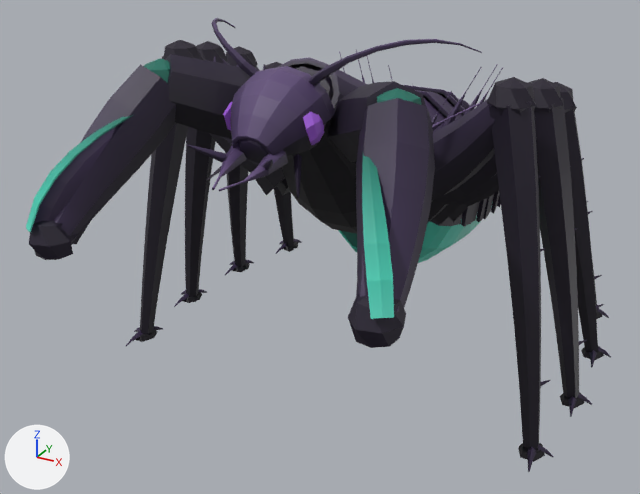
An edit to the glTF model assets/models/saintfall/matriarch.glb, drawn before and after from the same camera.
The view is the same before and after, from a 50 mm lens placed at (5.14, -9.83, 6.82), pointed at (-0.79, 0.95, 1.43). The lights are fixed; the arrows at lower left show +X, +Y and +Z. The picture after the commit comes second. Vertices at exactly the same position are counted once.

The first picture shows 'matriarch'.
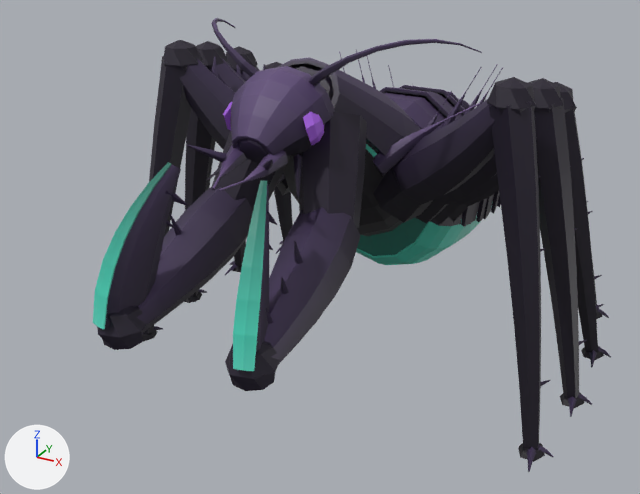
Pixel boxes [x1, y1, x2, y2] of what changed, in the pictures (640 x 494 px; the box of a moved part takes in the faces that stretch with it):
'matriarch', reshaped (11% narrower): before [26, 18, 611, 472]; after [93, 18, 611, 472]
part 1 of me_matriarch, moved or reshaped (not visible afterwards): before [377, 88, 422, 105]
part 2 of me_matriarch, moved or reshaped (not visible before): after [281, 277, 289, 294]
part 3 of me_matriarch, moved or reshaped (not visible before): after [266, 308, 273, 324]
part 4 of me_matriarch, moved or reshaped: before [348, 293, 406, 348]; after [225, 341, 280, 391]
part 5 of me_matriarch, moved or reshaped: before [26, 114, 134, 232]; after [233, 181, 267, 371]
part 6 of me_matriarch, moved or reshaped (not visible before): after [267, 210, 277, 225]
part 7 of me_matriarch, moved or reshaped (not visible afterwards): before [144, 58, 170, 82]
part 8 of me_matriarch, moved or reshaped: before [29, 220, 79, 260]; after [97, 306, 147, 350]
part 9 of me_matriarch, moved or reshaped: before [362, 154, 394, 319]; after [93, 162, 172, 329]
part 10 of me_matriarch, moved or reshaped (not visible before): after [165, 191, 188, 206]
part 11 of me_matriarch, added: after [264, 207, 360, 364]
part 12 of me_matriarch, added: after [137, 187, 253, 333]
part 13 of me_matriarch, added: after [256, 184, 269, 351]
part 14 of me_matriarch, added: after [105, 165, 181, 327]
part 15 of me_matriarch, added: after [294, 241, 303, 264]
part 16 of me_matriarch, added: after [169, 214, 182, 236]
part 17 of me_matriarch, added: after [298, 112, 367, 228]
part 18 of me_matriarch, added: after [212, 131, 291, 210]
part 19 of me_matriarch, deleted: before [32, 64, 435, 312]
part 20 of me_matriarch, deleted: before [165, 54, 426, 162]

What changed in the scene script:
```text
Change me_matriarch:
    remove me_matriarch.from_pydata(...)  # 5606 vertices, 10023 faces; spans x -3.47..3.47, y -3.39..7.54, z -0.04..5.01
    add me_matriarch.from_pydata(...)  # 5604 vertices, 10023 faces; spans x -3.47..3.47, y -3.72..7.54, z -0.04..5.01
    me_matriarch part 1: the loose piece of 23 vertices spanning x 1.23..1.84, y -1.9..-1.29, z 4.03..4.67 is moved by (-0.86, 0.14, -1.43)
    me_matriarch part 2: the loose piece of 13 vertices spanning x 1.9..2.02, y -3.03..-2.87, z 2.73..3.15 is multiplied about its middle by the matrix ((-0.973, -0.775, -0.198), (-0.723, 0.719, 0.74), (-0.343, 0.685, -1.0)), then moved by (-1.14, 0.19, -0.33)
    me_matriarch part 3: the loose piece of 13 vertices spanning x 1.8..1.92, y -2.88..-2.72, z 3.03..3.4 is multiplied about its middle by the matrix ((-0.927, -0.775, -0.232), (-0.728, 0.646, 0.752), (-0.352, 0.704, -0.945)), then moved by (-1.02, -0.33, -0.76)
    me_matriarch part 4: the loose piece of 23 vertices spanning x 1.8..2.33, y -3.39..-2.82, z 2.56..3.14 is moved by (-1.21, -0.32, -0.67)
    me_matriarch part 5: the loose piece of 42 vertices spanning x -2.29..-1.34, y -3.37..-1.97, z 2.99..4.24 is multiplied about its middle by the matrix ((0.691, -0.676, -0.011), (0.64, 0.396, -0.063), (0.126, 0.197, 0.981)), then moved by (2.56, -0.56, -0.56)
    me_matriarch part 6: the loose piece of 13 vertices spanning x 1.6..1.77, y -2.11..-1.87, z 3.4..4.03 is multiplied about its middle by the matrix ((-0.664, -0.239, 0.059), (0.165, -0.558, -0.404), (0.183, -0.365, 0.578)), then moved by (-1.07, -0.68, -0.3)
    me_matriarch part 7: the loose piece of 23 vertices spanning x -1.81..-1.2, y -1.9..-1.29, z 4.03..4.67 is moved by (0.86, 0.14, -1.43)
    me_matriarch part 8: the loose piece of 23 vertices spanning x -2.3..-1.77, y -3.39..-2.82, z 2.56..3.14 is moved by (1.21, -0.32, -0.67)
    me_matriarch part 9: the loose piece of 42 vertices spanning x 1.34..2.29, y -3.37..-1.97, z 2.99..4.24 is multiplied about its middle by the matrix ((0.691, 0.676, 0.011), (-0.64, 0.396, -0.063), (-0.126, 0.197, 0.981)), then moved by (-2.56, -0.56, -0.56)
    me_matriarch part 10: the loose piece of 13 vertices spanning x -1.77..-1.6, y -2.11..-1.87, z 3.4..4.03 is multiplied about its middle by the matrix ((-0.664, 0.239, -0.059), (-0.165, -0.558, -0.404), (-0.183, -0.365, 0.578)), then moved by (1.07, -0.68, -0.3)
    me_matriarch part 11: a new loose piece of 44 vertices spanning x 0.29..1.13, y -3.47..-1.29, z 1.99..3.26, in mat_matriarch_chitin
    me_matriarch part 12: a new loose piece of 44 vertices spanning x -1.13..-0.29, y -3.47..-1.29, z 1.99..3.26, in mat_matriarch_chitin
    me_matriarch part 13: a new loose piece of 43 vertices spanning x 0.53..0.99, y -3.68..-2.59, z 2.09..3.85, in mat_matriarch_chitin
    me_matriarch part 14: a new loose piece of 43 vertices spanning x -0.99..-0.53, y -3.68..-2.59, z 2.09..3.85, in mat_matriarch_chitin
    me_matriarch part 15: a new loose piece of 25 vertices spanning x 0.68..0.85, y -2.51..-2.18, z 2.51..3.16, in mat_matriarch_chitin
    me_matriarch part 16: a new loose piece of 25 vertices spanning x -0.85..-0.68, y -2.51..-2.18, z 2.51..3.16, in mat_matriarch_chitin
    me_matriarch part 17: a new loose piece of 23 vertices spanning x 0.0..0.99, y -1.75..-0.54, z 2.77..4.22, in mat_matriarch_chitin
    me_matriarch part 18: a new loose piece of 23 vertices spanning x -0.99..0.0, y -1.75..-0.54, z 2.77..4.22, in mat_matriarch_chitin
    me_matriarch part 19: 8 loose pieces with 226 vertices, spanning x -2.25..2.25, y -3.31..-1.32, z 2.7..4.63, are deleted
    me_matriarch part 20: 46 vertices removed from x -1.81..1.81, y -1.87..-0.41, z 3.56..4.71
    other edits to the shape of me_matriarch do not show in these pictures
```
